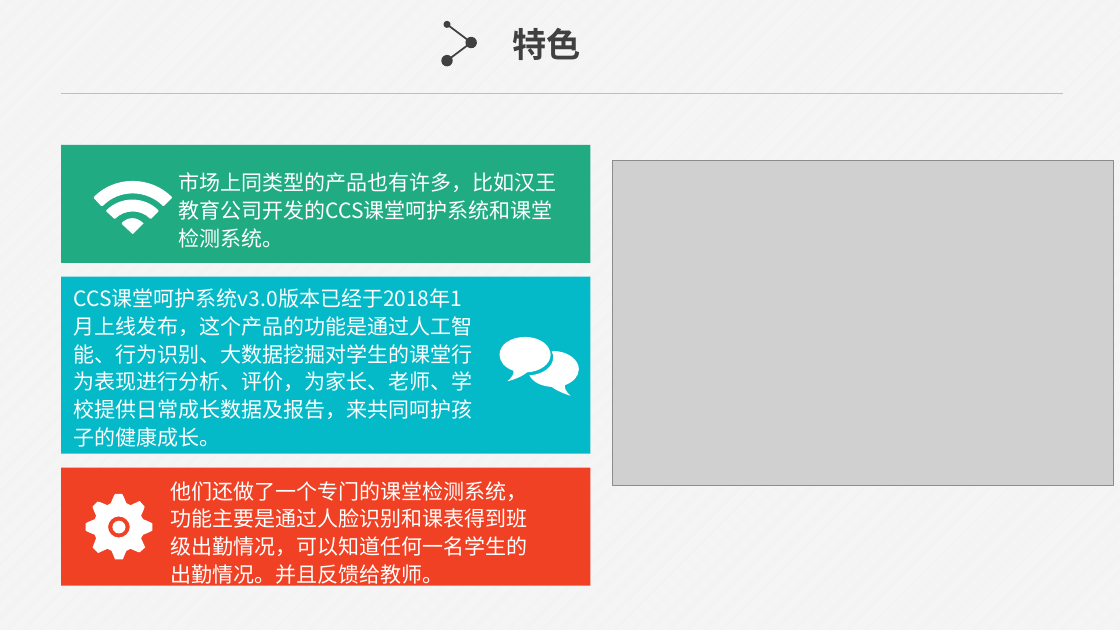
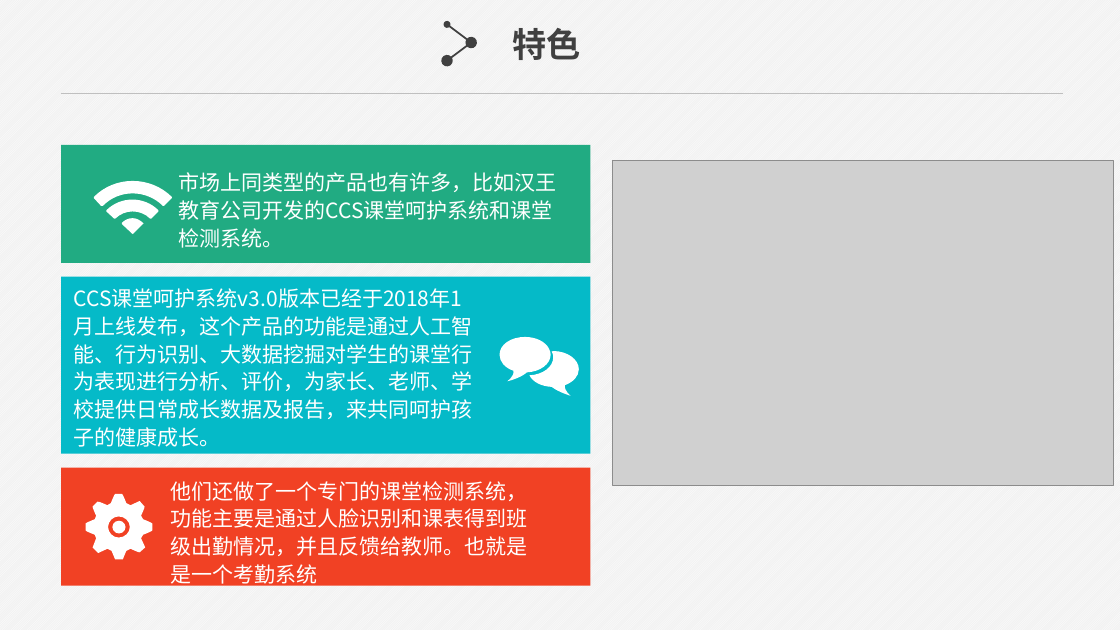
Before and after one commit to atriw/SE230-Summer, a slide deck: slide 13 of Final/res/第三组_课堂威视_项目自述.pptx. Drawn at 1120x630 pixels with LibreOffice and Linux fonts; fonts in the diff are those of the drawing; grey boxes stand for pictures. Boxes give left, top, right and bottom in pixels: in the first picture for what was removed or moved away, otherwise in the second. Text is boxed around its words. In the diff, an @@ line names an element or a change of style, - is before the commit and + after.

```diff
--- a/Final/res/第三组_课堂威视_项目自述.pptx
+++ b/Final/res/第三组_课堂威视_项目自述.pptx
@@ text at (x1=170, y1=481, x2=527, y2=587): text changed @@
-他们还做了一个专门的课堂检测系统，功能主要是通过人脸识别和课表得到班级出勤情况，可以知道任何一名学生的出勤情况。并且反馈给教师。
+他们还做了一个专门的课堂检测系统，功能主要是通过人脸识别和课表得到班级出勤情况，并且反馈给教师。也就是是一个考勤系统
```
Also in this commit, not shown: 3 other slides changed.
